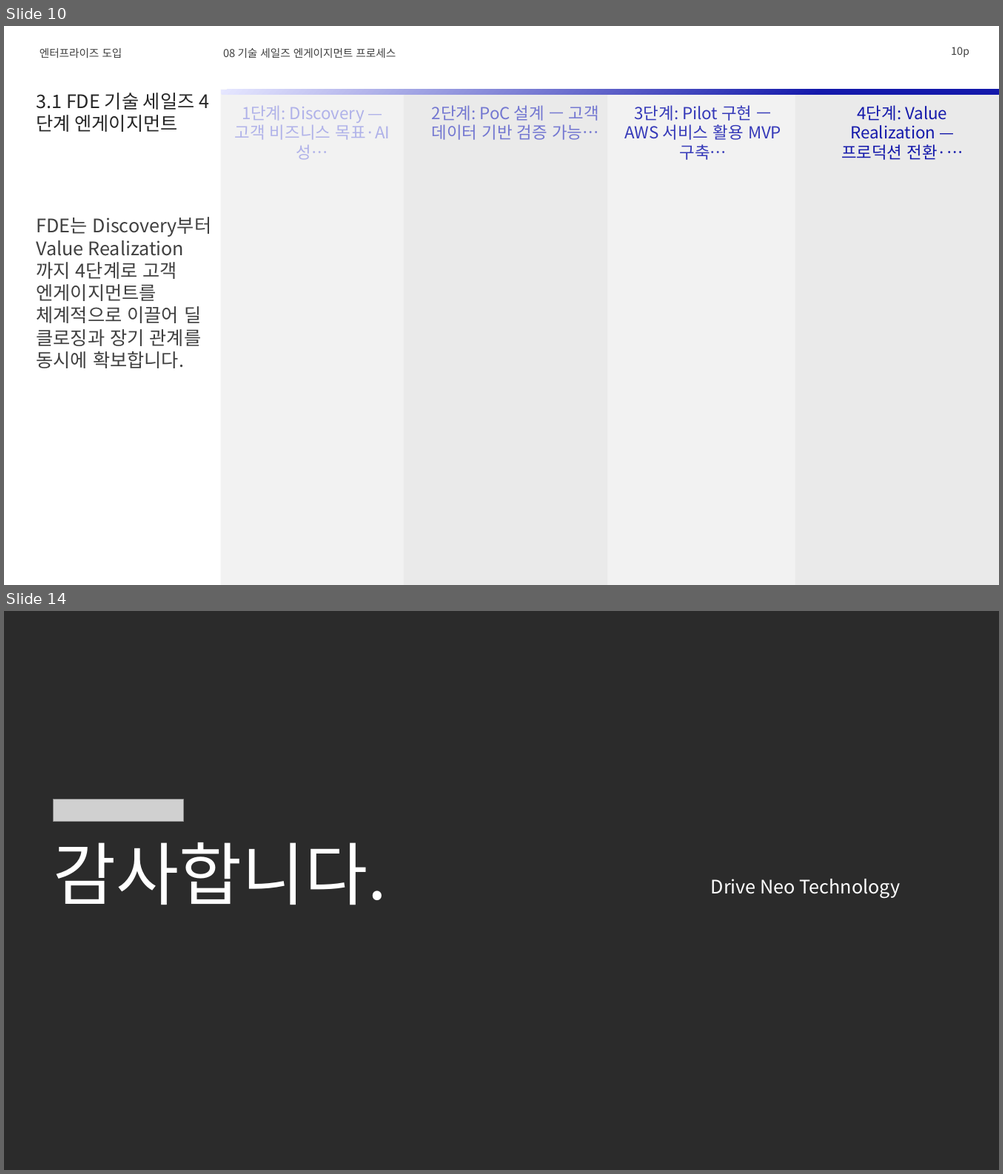
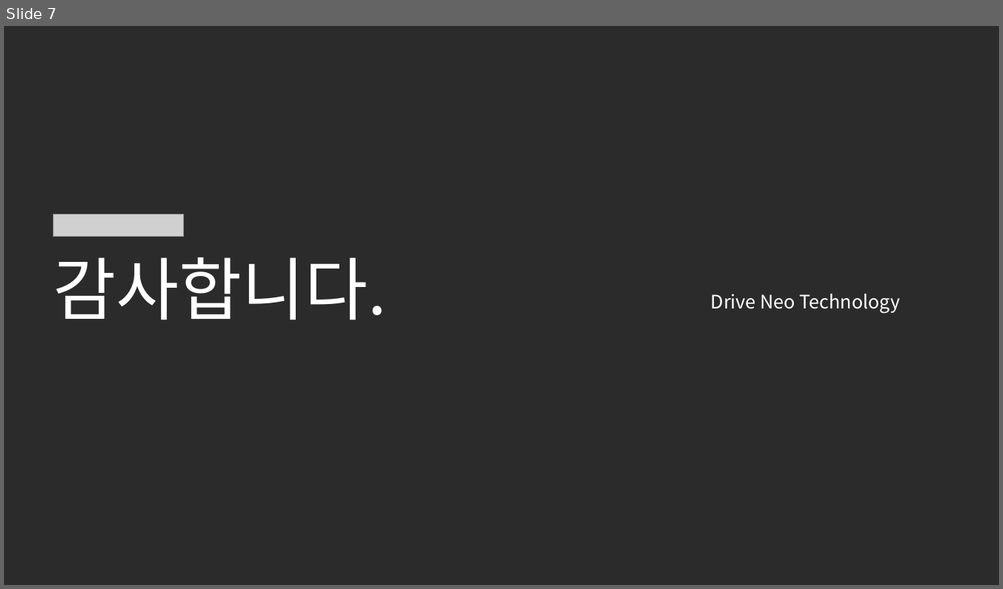
Before and after one commit to lhs6395-hslee/2026-gsn-pptx, a slide deck: result/AWS_AI_FDE.pptx. Shown one above the other, each under a label of ours: slides 10 and 14 before the commit, slide 7 after it; the slides between them are not shown. The pictures are 1003x1174 and 1003x589 pixels, drawn with LibreOffice and Linux fonts; fonts in the diff are those of the drawing; grey boxes stand for pictures; background and template pictures are left out; a plain dark background stands for a picture behind light text. Boxes give left, top, right and bottom in pixels: in the first picture for what was removed or moved away, otherwise in the second. Text is boxed around its words. In the diff, an @@ line names an element or a change of style, - is before the commit and + after.

```diff
--- a/result/AWS_AI_FDE.pptx
+++ b/result/AWS_AI_FDE.pptx
@@ slide 10 removed at (x1=4, y1=26, x2=999, y2=585), background #FFFFFF @@
@@ page number removed at (x1=950, y1=47, x2=969, y2=57) @@
-10p
@@ title removed at (x1=40, y1=48, x2=122, y2=58) @@
-엔터프라이즈 도입
@@ text removed at (x1=223, y1=48, x2=395, y2=58) @@
-08 기술 세일즈 엔게이지먼트 프로세스
@@ rectangle removed at (x1=220, y1=90, x2=999, y2=585) @@
@@ rectangle removed at (x1=221, y1=90, x2=999, y2=94) @@
@@ text removed at (x1=36, y1=93, x2=195, y2=132) @@
-3.1 FDE 기술 세일즈 4단계 엔게이지먼트
@@ text removed at (x1=235, y1=106, x2=390, y2=160) @@
-1단계: Discovery — 고객 비즈니스 목표·AI 성…
@@ rectangle removed at (x1=404, y1=95, x2=608, y2=585) @@
@@ text removed at (x1=432, y1=105, x2=598, y2=140) @@
-2단계: PoC 설계 — 고객 데이터 기반 검증 가능…
@@ text removed at (x1=624, y1=105, x2=781, y2=160) @@
-3단계: Pilot 구현 — AWS 서비스 활용 MVP 구축…
@@ rectangle removed at (x1=795, y1=95, x2=999, y2=585) @@
@@ text removed at (x1=841, y1=105, x2=963, y2=160) @@
-4단계: Value Realization — 프로덕션 전환·…
@@ text removed at (x1=36, y1=217, x2=211, y2=369) @@
-FDE는 Discovery부터 Value Realization까지 4단계로 고객 엔게이지먼트를 체계적으로 이끌어 딜 클로징과 장기 관계를 동시에 확보합니다.
@@ what was slide 14 is now slide 7 @@
```
Also in this commit, not shown: 4 slides changed, 2 slides added, 8 other slides removed, 3 other files.
